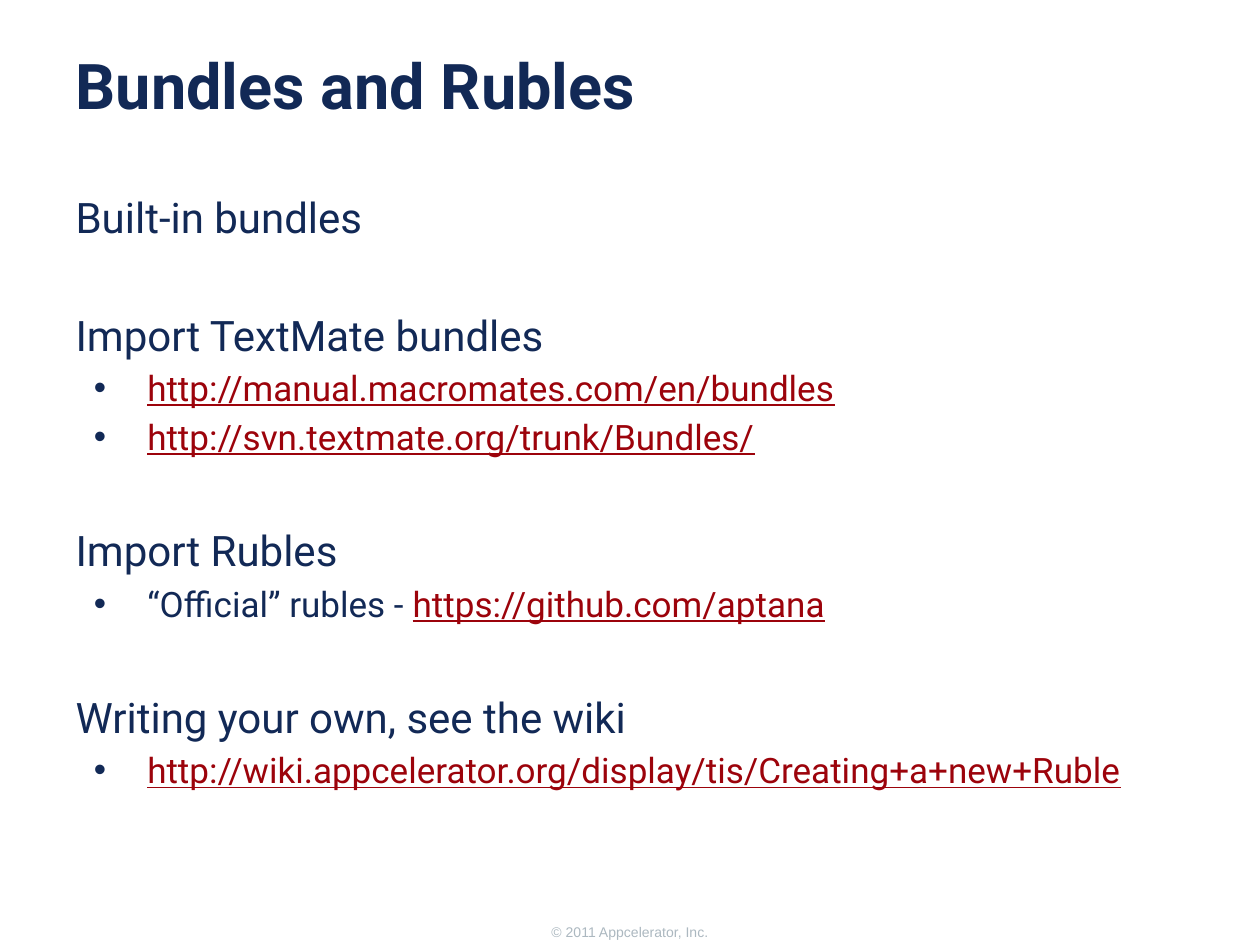
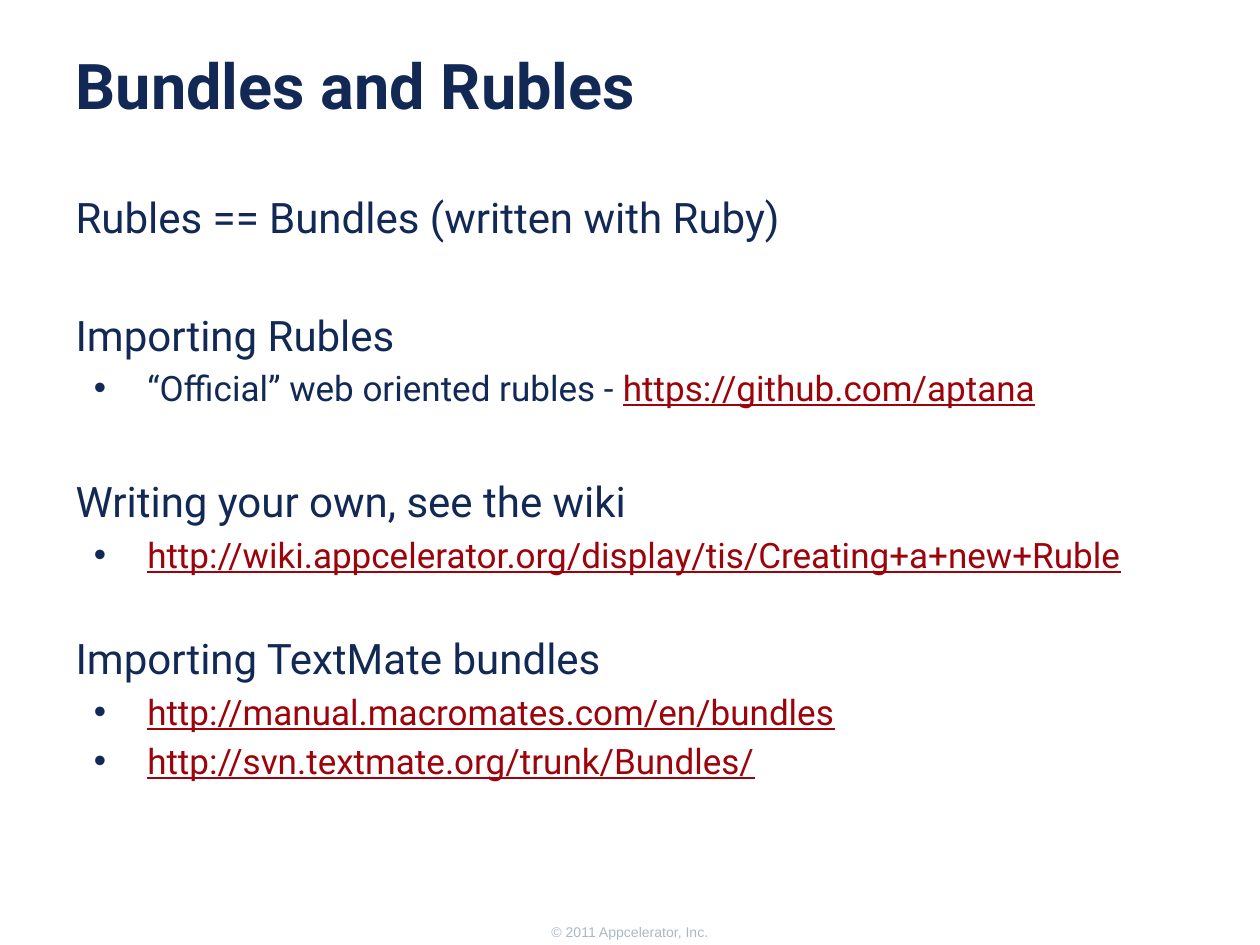
Before and after one commit to appcelerator-forks/appcelerator-training.tcmd_certification, a slide deck: slide 21 of 300/300.pptx. Drawn at 1260x945 pixels with LibreOffice and Linux fonts; fonts in the diff are those of the drawing; background and template pictures are left out. Boxes give left, top, right and bottom in pixels: in the first picture for what was removed or moved away, otherwise in the second. Text is boxed around its words. In the diff, an @@ line names an element or a change of style, - is before the commit and + after.

Commit message:
Slide updates

```diff
--- a/300/300.pptx
+++ b/300/300.pptx
@@ text at (76,199,1120,683): text changed; size 24 to 20 pt @@
-Built-in bundles
-Import TextMate bundles
+Rubles == Bundles (written with Ruby)
+Importing Rubles
+  • “Official” web oriented rubles - https://github.com/aptana
+Writing your own, see the wiki
+  • http://wiki.appcelerator.org/display/tis/Creating+a+new+Ruble
+Importing TextMate bundles
@@ text at (76,534,1120,791): paragraphs removed @@
-Import Rubles
-  • “Official” rubles - https://github.com/aptana
-Writing your own, see the wiki
-  • http://wiki.appcelerator.org/display/tis/Creating+a+new+Ruble
```
Also in this commit, not shown: 2 other slides changed, 1 other file.
